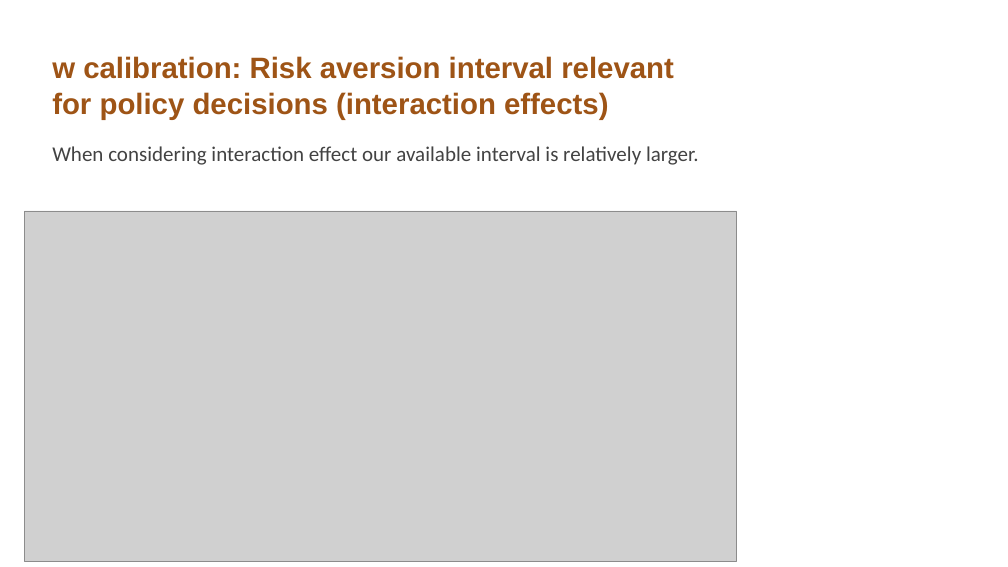
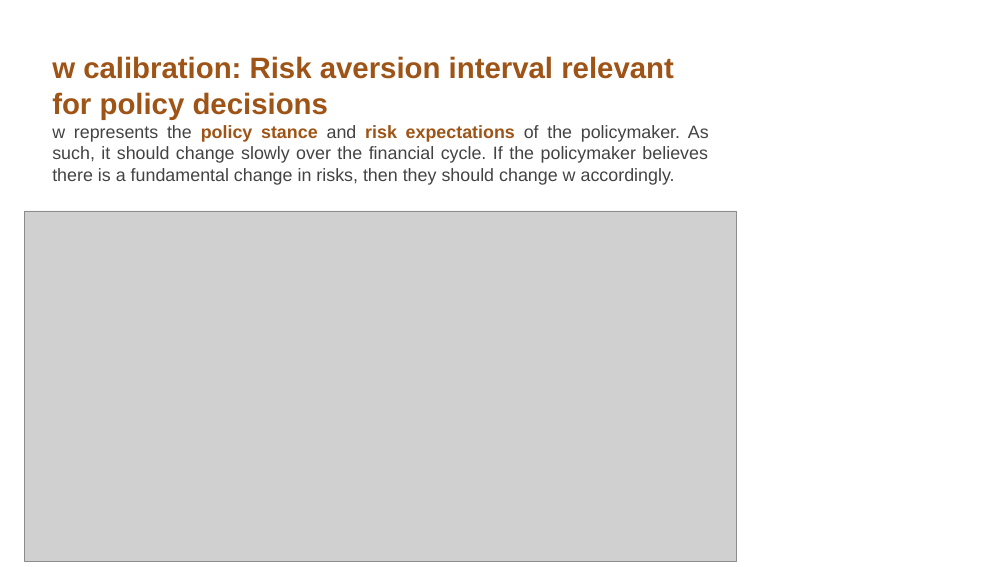
Before and after one commit to vlad-yeghiazaryan/armenian-gar, a slide deck: slide 17 of Presentations/Growth at Risk Armenia periodical 2024Q3.pptx (slide 14 before the commit). Drawn at 1008x567 pixels with LibreOffice and Linux fonts; fonts in the diff are those of the drawing; grey boxes stand for pictures; background and template pictures are left out. Boxes give left, top, right and bottom in pixels: in the first picture for what was removed or moved away, otherwise in the second. Text is boxed around its words. In the diff, an @@ line names an element or a change of style, - is before the commit and + after.

```diff
--- a/Presentations/Growth at Risk Armenia periodical 2024Q3.pptx
+++ b/Presentations/Growth at Risk Armenia periodical 2024Q3.pptx
@@ title at (x1=52, y1=56, x2=674, y2=120): text changed @@
-w calibration: Risk aversion interval relevant for policy decisions (interaction effects)
+w calibration: Risk aversion interval relevant for policy decisions
@@ text at (x1=52, y1=125, x2=709, y2=185): text changed; size 20 to 17 pt; font Calibri to Arial @@
-When considering interaction effect our available interval is relatively larger.
+w represents the policy stance and risk expectations of the policymaker. As such, it should change slowly over the financial cycle. If the policymaker believes there is a fundamental change in risks, then they should change w accordingly.
```
Also in this commit, not shown: 5 other slides changed, 5 slides added, 6 slides removed, 17 other files.
